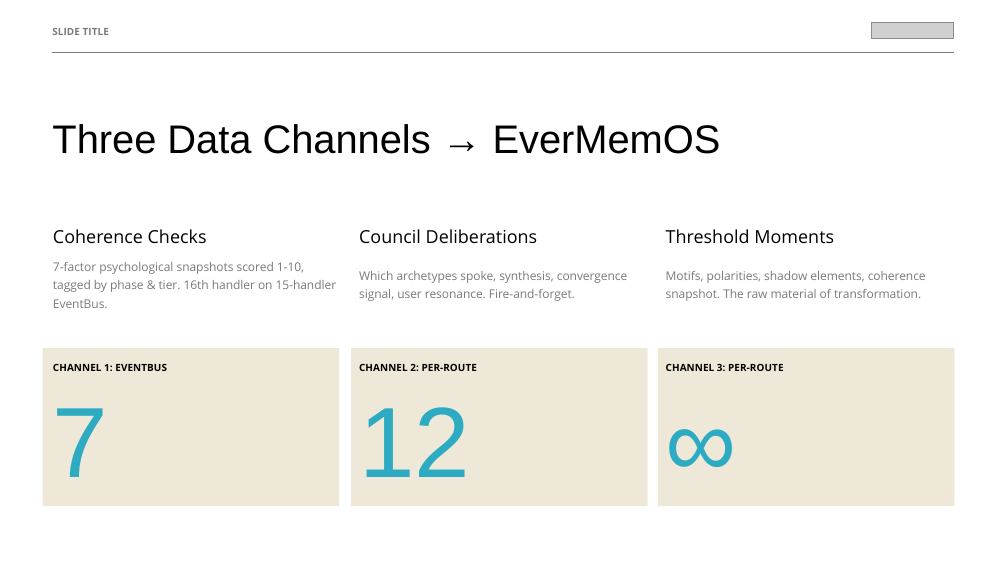
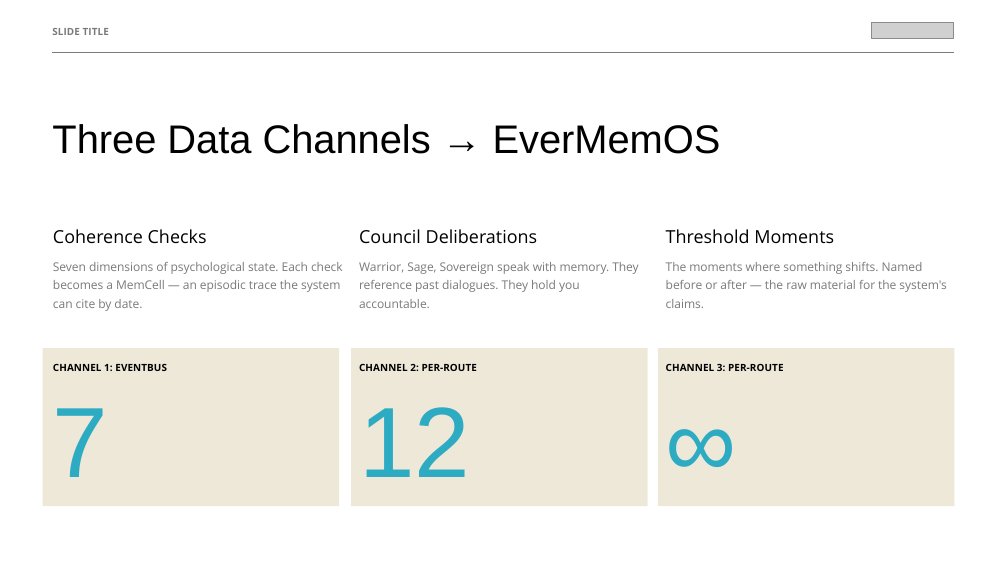
Before and after one commit to liminal-space-io/liminal-evermemos, a slide deck: slide 5 of Liminal_Space_EverMemOS_Demo.pptx. Drawn at 1008x567 pixels with LibreOffice and Linux fonts; fonts in the diff are those of the drawing; grey boxes stand for pictures. Boxes give left, top, right and bottom in pixels: in the first picture for what was removed or moved away, otherwise in the second. Text is boxed around its words. In the diff, an @@ line names an element or a change of style, - is before the commit and + after.

```diff
--- a/Liminal_Space_EverMemOS_Demo.pptx
+++ b/Liminal_Space_EverMemOS_Demo.pptx
@@ text at box(53, 262, 343, 311): text changed @@
-7-factor psychological snapshots scored 1-10, tagged by phase & tier. 16th handler on 15-handler EventBus.
+Seven dimensions of psychological state. Each check becomes a MemCell — an episodic trace the system can cite by date.
@@ text at box(359, 262, 638, 308): text changed @@
-Which archetypes spoke, synthesis, convergence signal, user resonance. Fire-and-forget.
+Warrior, Sage, Sovereign speak with memory. They reference past dialogues. They hold you accountable.
@@ text at box(666, 262, 946, 308): text changed @@
-Motifs, polarities, shadow elements, coherence snapshot. The raw material of transformation.
+The moments where something shifts. Named before or after — the raw material for the system's claims.
```
Also in this commit, not shown: 9 other slides changed, 1 other file.
